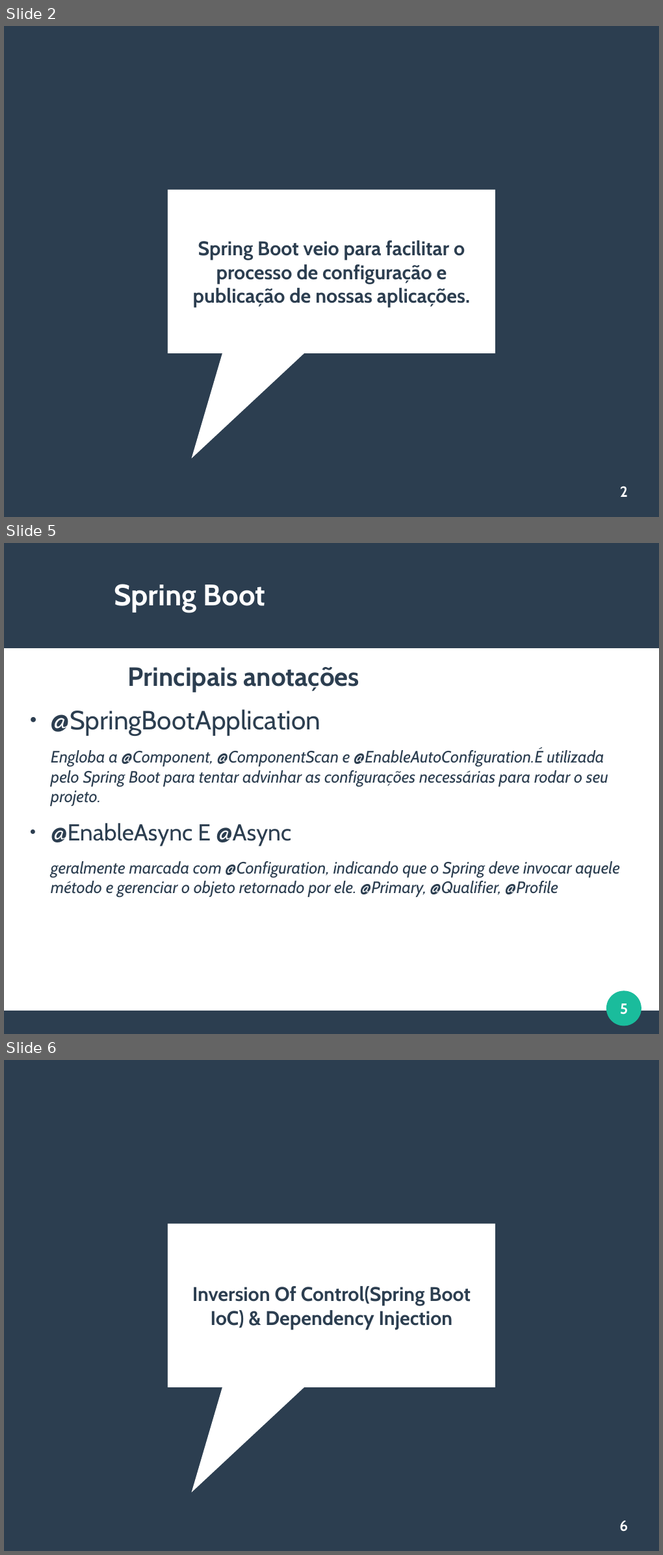
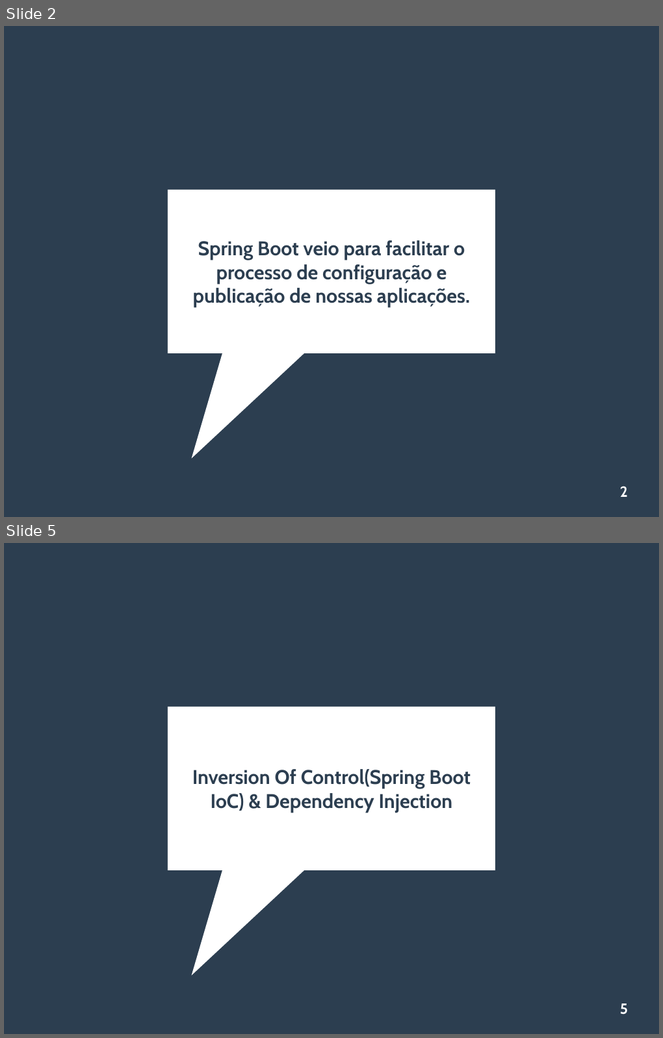
Before and after one commit to viniciusFortti/test, a slide deck: Apresentação/QuartaApresentacaoSpring.odp. Shown one above the other, each under a label of ours: slides 2, 5 and 6 before the commit, slides 2 and 5 after it; the slides between them are not shown. The pictures are 663x1555 and 663x1038 pixels, drawn with LibreOffice and Linux fonts; fonts in the diff are those of the drawing. Boxes give left, top, right and bottom in pixels: in the first picture for what was removed or moved away, otherwise in the second. Text is boxed around its words. In the diff, an @@ line names an element or a change of style, - is before the commit and + after.

```diff
--- a/Apresentação/QuartaApresentacaoSpring.odp
+++ b/Apresentação/QuartaApresentacaoSpring.odp
@@ slide 5 removed at (4,543,659,1034), background #FFFFFF @@
@@ rectangle removed at (4,543,659,648) @@
@@ title removed at (114,584,265,613) @@
-Spring Boot
@@ text removed at (51,667,620,897) @@
-Principais anotações
-● @SpringBootApplication
-Engloba a @Component, @ComponentScan e @EnableAutoConfiguration.É utilizada pelo Spring Boot para tentar advinhar as configurações necessárias para rodar o seu projeto.
-● @EnableAsync E @Async
-geralmente marcada com @Configuration, indicando que o Spring deve invocar aquele método e gerenciar o objeto retornado por ele. @Primary, @Qualifier, @Profile
@@ ellipse removed at (607,991,642,1027) @@
@@ page number removed at (620,1004,628,1015) @@
-5
@@ rectangle removed at (4,1011,659,1034) @@
@@ what was slide 6 is now slide 5 @@
@@ page number at (620,1004,628,1015): text changed @@
-6
+5
```
Also in this commit, not shown: 5 slides changed, 10 slides added, 4 other slides removed, 4 other files.
